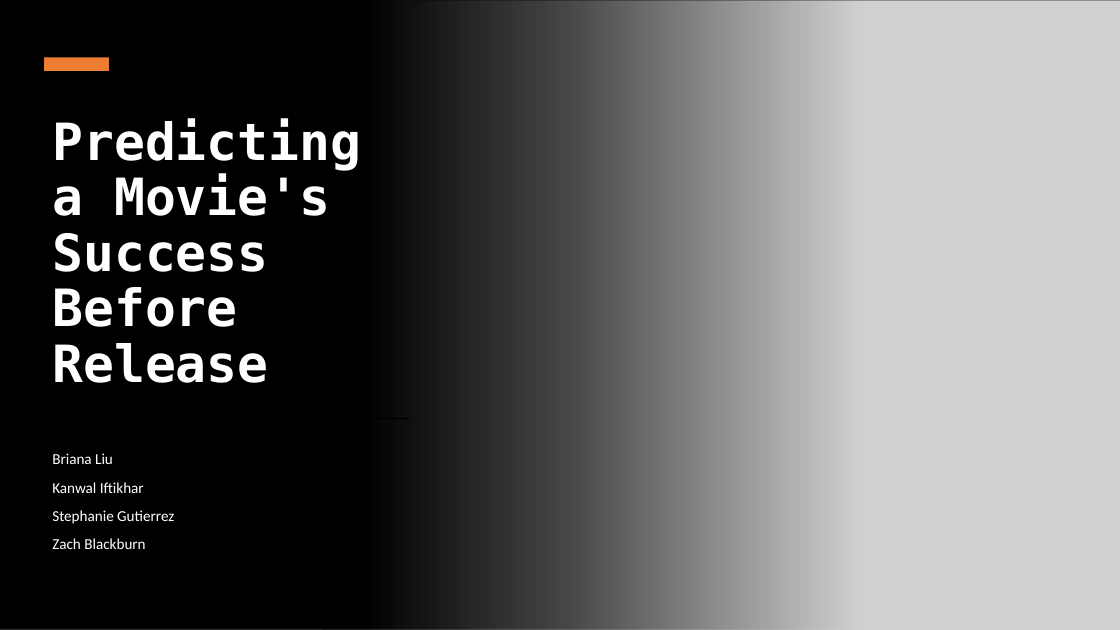
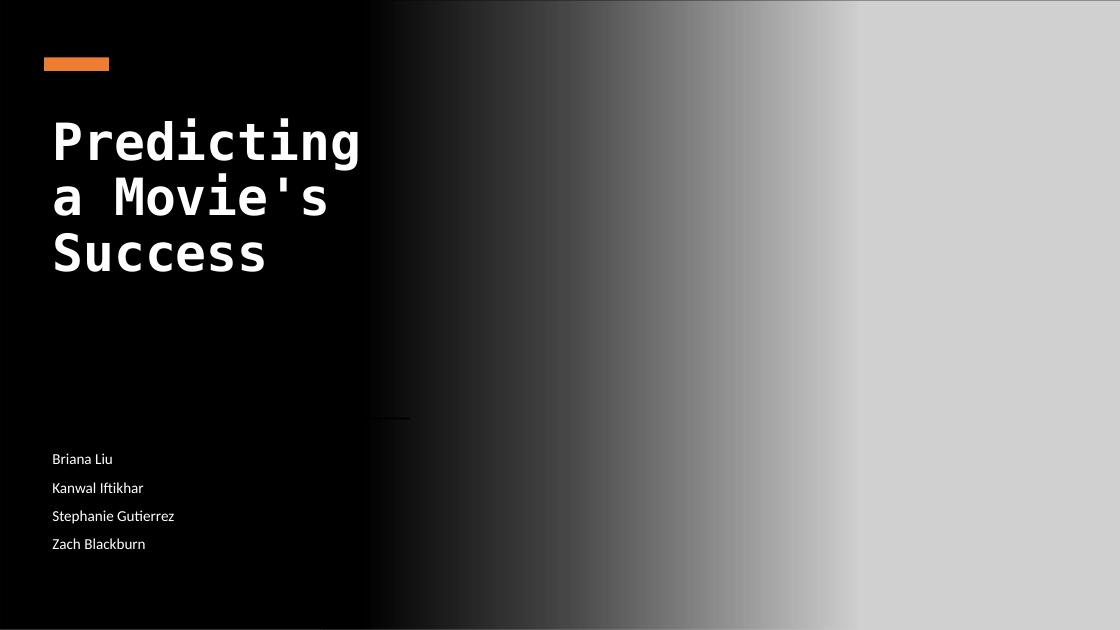
Before and after one commit to zach-hb/Movies-You-Should-Watch, a slide deck: slide 1 of Predicting a Movie's Success Before Release.pptx. Drawn at 1120x630 pixels with LibreOffice and Linux fonts; fonts in the diff are those of the drawing; grey boxes stand for pictures. Boxes give left, top, right and bottom in pixels: in the first picture for what was removed or moved away, otherwise in the second. Text is boxed around its words. In the diff, an @@ line names an element or a change of style, - is before the commit and + after.

```diff
--- a/Predicting a Movie's Success Before Release.pptx
+++ b/Predicting a Movie's Success Before Release.pptx
@@ title at (x1=52, y1=119, x2=361, y2=272): text changed @@
-Predicting a Movie's Success Before Release
+Predicting a Movie's Success
```
Also in this commit, not shown: 7 other slides changed, 5 slides added, 6 slides removed.
